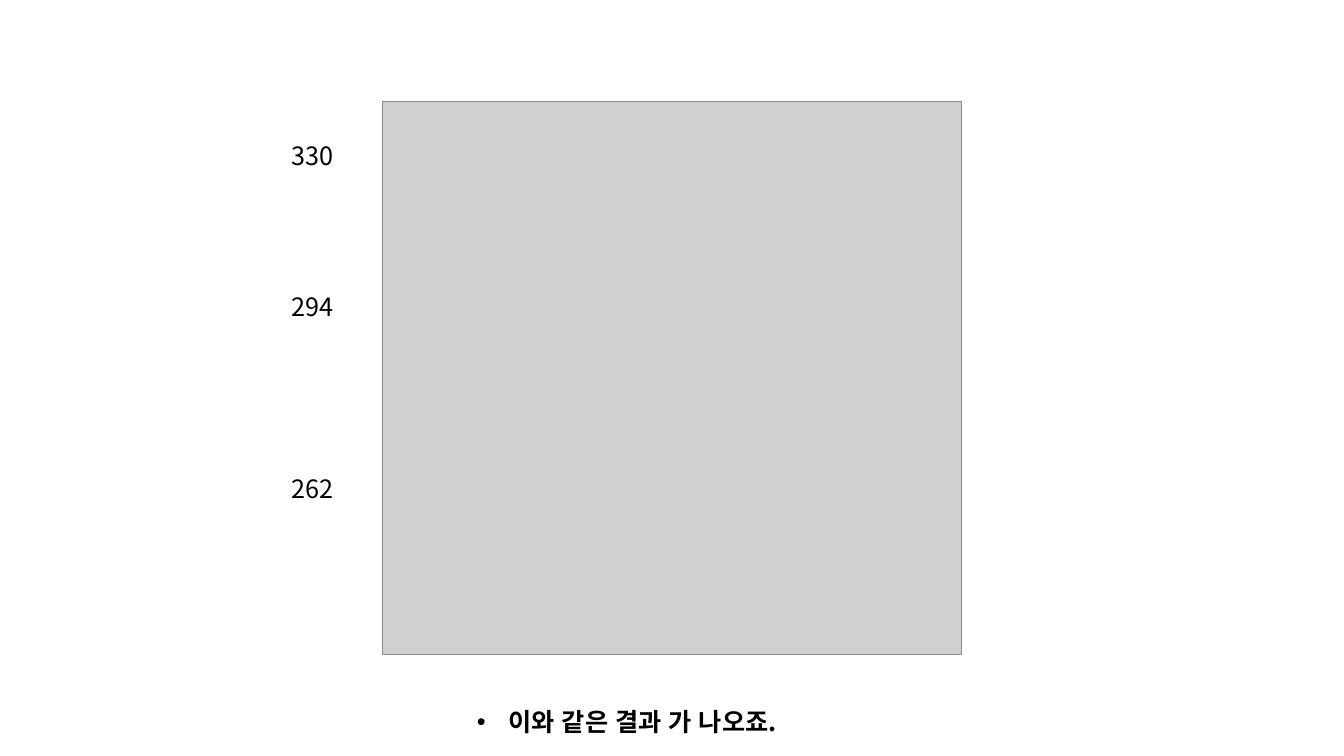
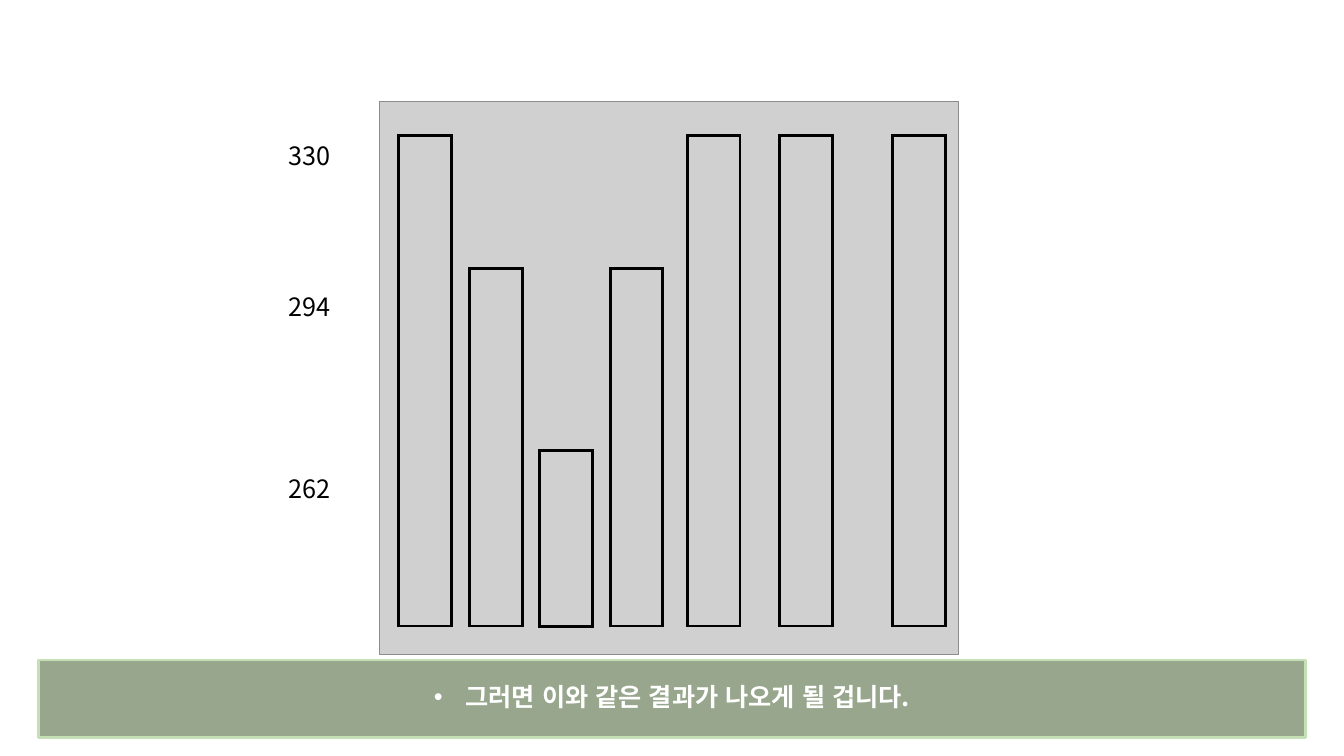
Before and after one commit to kookmin-sw/2018-cap1-14, a slide deck: slide 19 of doc/reports/캡스톤 1차 발표 자료.pptx (slide 17 before the commit). Drawn at 1344x756 pixels with LibreOffice and Linux fonts; fonts in the diff are those of the drawing; grey boxes stand for pictures. Boxes give left, top, right and bottom in pixels: in the first picture for what was removed or moved away, otherwise in the second. Text is boxed around its words. In the diff, an @@ line names an element or a change of style, - is before the commit and + after.

```diff
--- a/doc/reports/캡스톤 1차 발표 자료.pptx
+++ b/doc/reports/캡스톤 1차 발표 자료.pptx
@@ rectangle added at [398, 135, 451, 626], outline #000000 2 pt @@
@@ rectangle added at [688, 135, 740, 626], outline #000000 2 pt @@
@@ rectangle added at [780, 135, 833, 626], outline #000000 2 pt @@
@@ rectangle added at [893, 135, 946, 626], outline #000000 2 pt @@
@@ rectangle added at [470, 268, 522, 626], outline #000000 2 pt @@
@@ rectangle added at [610, 268, 662, 626], outline #000000 2 pt @@
@@ rectangle added at [539, 451, 592, 626], outline #000000 2 pt @@
@@ rectangle added at [38, 660, 1306, 738], fill #385723 at 52% opacity, outline #C5E0B4 2 pt, 18 pt, text #FFFFFF, bold @@
+• 그러면 이와 같은 결과가 나오게 될 겁니다.
@@ text removed at [508, 710, 777, 734] @@
-• 이와 같은 결과 가 나오죠.
```
Also in this commit, not shown: 17 other slides changed, 5 slides added, 2 slides removed, 6 other files.
